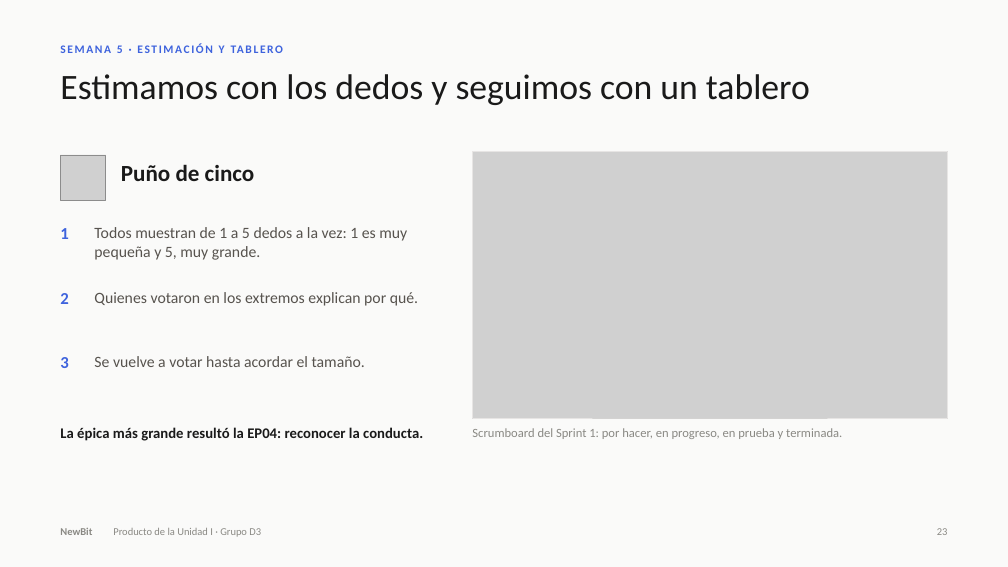
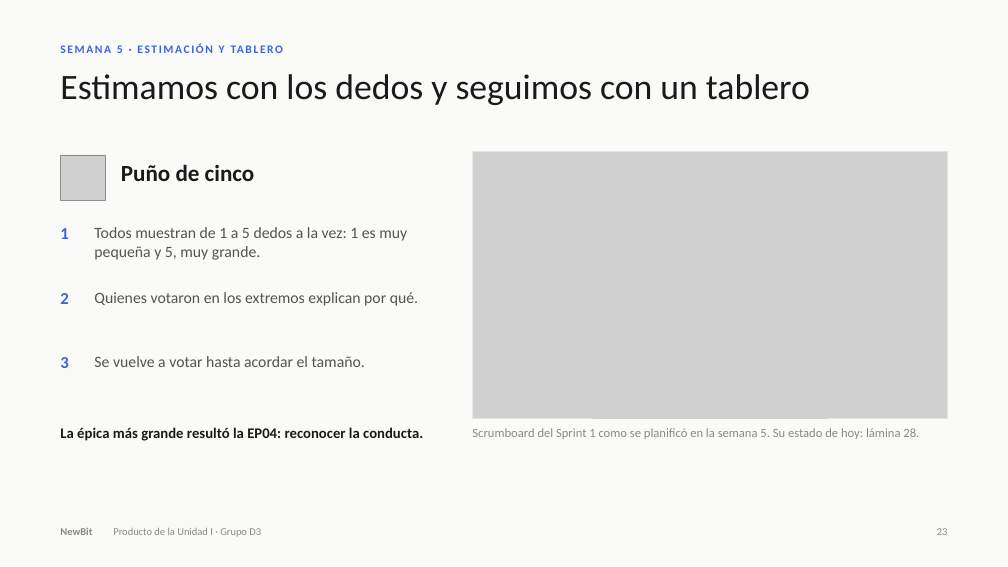
Before and after one commit to devmondoss/NewBit, a slide deck: slide 23 of curso/semana-06-producto-unidad-1/nuestras-entregas/PPT_Producto_Unidad_1_NewBit/PPT_Producto_Unidad_1_NewBit.pptx. Drawn at 1008x567 pixels with LibreOffice and Linux fonts; fonts in the diff are those of the drawing; grey boxes stand for pictures. Boxes give left, top, right and bottom in pixels: in the first picture for what was removed or moved away, otherwise in the second. Text is boxed around its words. In the diff, an @@ line names an element or a change of style, - is before the commit and + after.

```diff
--- a/curso/semana-06-producto-unidad-1/nuestras-entregas/PPT_Producto_Unidad_1_NewBit/PPT_Producto_Unidad_1_NewBit.pptx
+++ b/curso/semana-06-producto-unidad-1/nuestras-entregas/PPT_Producto_Unidad_1_NewBit/PPT_Producto_Unidad_1_NewBit.pptx
@@ text at box(472, 428, 919, 439): text changed @@
-Scrumboard del Sprint 1: por hacer, en progreso, en prueba y terminada.
+Scrumboard del Sprint 1 como se planificó en la semana 5. Su estado de hoy: lámina 28.
```
Also in this commit, not shown: 2 other slides changed, 18 other files.
